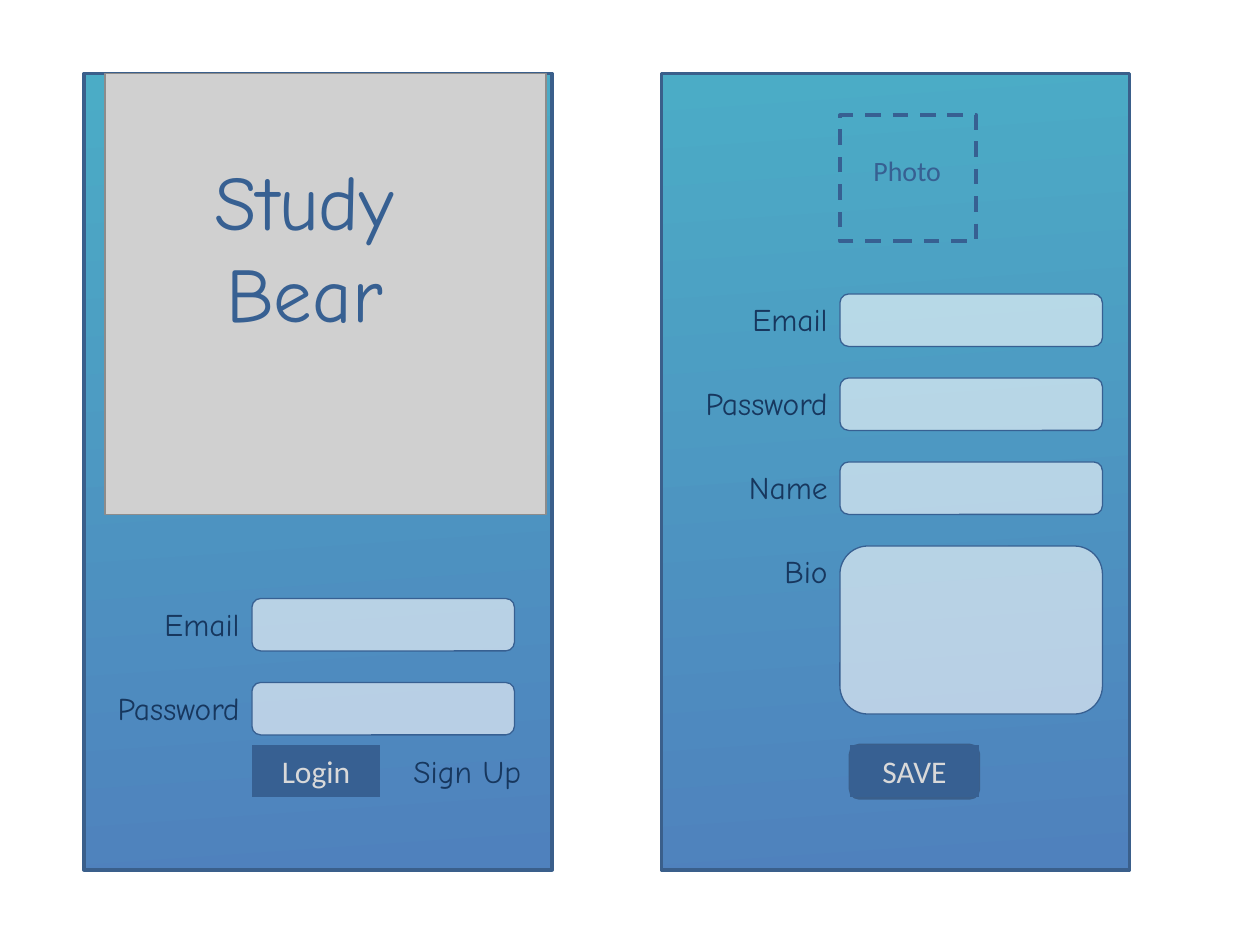
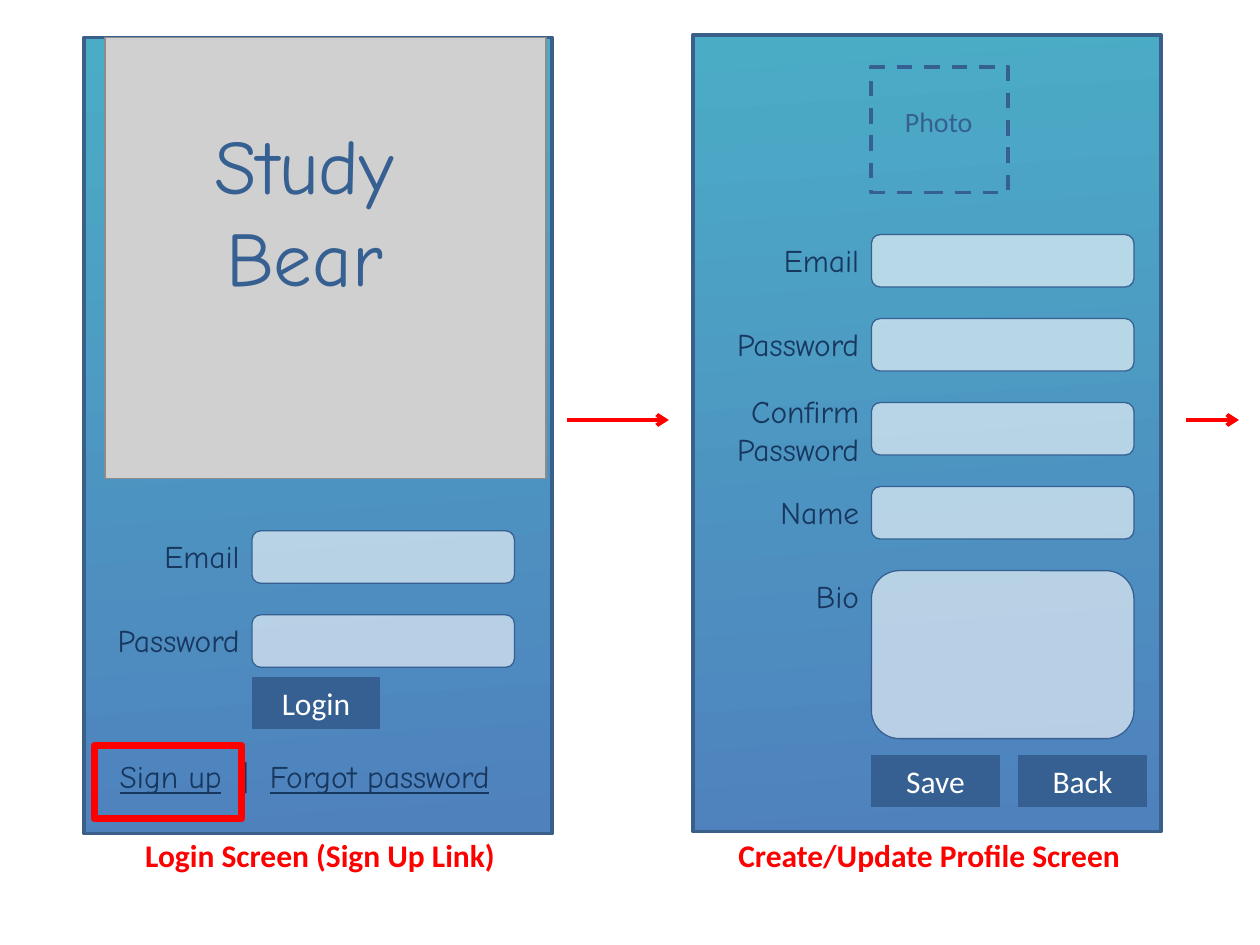
Before and after one commit to Cjreynol-zz/Study-Bear, a slide deck: slide 1 of docs/mock-ups/Mock-ups.pptx. Drawn at 1260x945 pixels with LibreOffice and Linux fonts; fonts in the diff are those of the drawing; grey boxes stand for pictures. Boxes give left, top, right and bottom in pixels: in the first picture for what was removed or moved away, otherwise in the second. Text is boxed around its words. In the diff, an @@ line names an element or a change of style, - is before the commit and + after.

```diff
--- a/docs/mock-ups/Mock-ups.pptx
+++ b/docs/mock-ups/Mock-ups.pptx
@@ 1 picture, 1 text, 1 rectangle: place and size @@
-1 picture, 1 text, 1 rectangle at box(84, 73, 553, 869)
+1 picture, 1 text, 1 rectangle at box(84, 38, 553, 834)
@@ rectangle: place and size @@
-rectangle at box(662, 73, 1130, 869)
+rectangle at box(693, 35, 1162, 832)
@@ rectangle: place and size @@
-rectangle at box(840, 116, 976, 242)
+rectangle at box(872, 67, 1008, 193)
@@ text "Photo": place and size @@
-text "Photo" at box(873, 162, 941, 181)
+text "Photo" at box(905, 113, 973, 132)
@@ 2 texts, 2 rounded rectangles: place and size @@
-2 texts, 2 rounded rectangles at box(706, 294, 1102, 431)
+2 texts, 2 rounded rectangles at box(737, 234, 1134, 372)
@@ text added at box(737, 401, 859, 461), 18 pt, text #17375E @@
+Confirm
+Password
@@ rounded rectangle added at box(872, 403, 1134, 456), fill #FFFFFF at 60% opacity, outline #376092 0.75 pt @@
@@ arrow added from (567, 420) to (669, 420), #FF0000 2.25 pt @@
@@ arrow added from (1187, 420) to (1239, 420), #FF0000 2.25 pt @@
@@ 2 texts, 2 rounded rectangles: place and size @@
-2 texts, 2 rounded rectangles at box(749, 462, 1102, 713)
+2 texts, 2 rounded rectangles at box(780, 486, 1134, 738)
@@ 2 texts, 2 rounded rectangles, 1 rectangle: place and size @@
-2 texts, 2 rounded rectangles, 1 rectangle at box(118, 598, 514, 796)
+2 texts, 2 rounded rectangles, 1 rectangle at box(118, 530, 514, 728)
@@ rectangle "Login" at box(252, 678, 381, 728): text colour #D9D9D9 to #FFFFFF @@
@@ rectangle added at box(94, 746, 242, 819), outline #FF0000 4 pt @@
@@ rounded rectangle removed at box(850, 746, 979, 799) @@
@@ text at box(120, 766, 489, 794): text changed @@
-Sign Up
+Sign up | Forgot password
@@ rectangle "Save": place and size @@
-rectangle "Save" at box(850, 746, 979, 796)
+rectangle "Save" at box(872, 756, 1000, 806)
@@ text in rectangle at box(906, 772, 965, 793): text changed; text colour #D9D9D9 to #FFFFFF @@
-SAVE
+Save
@@ rectangle added at box(1018, 756, 1147, 806), fill #376092, outline #376092 0.75 pt, 18 pt, text #FFFFFF @@
+Back
@@ text added at box(145, 844, 495, 873), 18 pt, text #FF0000, bold @@
+Login Screen (Sign Up Link)
@@ text added at box(738, 845, 1119, 872), 18 pt, text #FF0000, bold @@
+Create/Update Profile Screen
```
Also in this commit, not shown: 3 other slides changed, 12 slides added, 1 other file.
